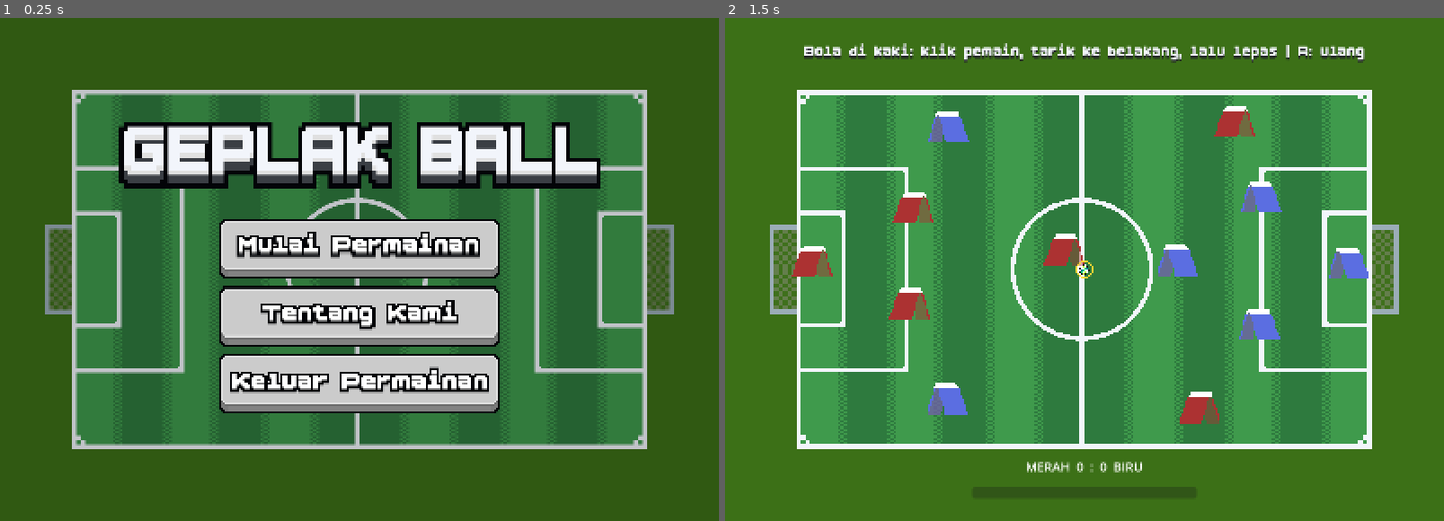
Above: before the commit, frames 1-2 (left to right).
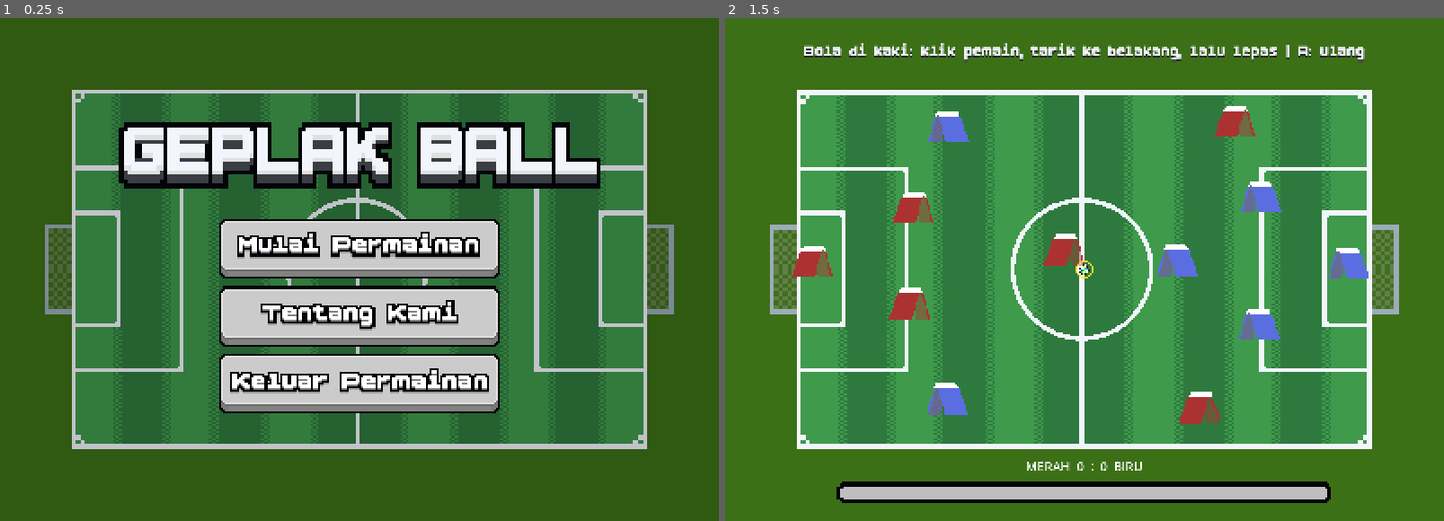
Above: after the commit, the same moments.

Repository: panjifachroni/geplakball
Game: Godot game, scene res://scenes/main_menu.tscn
Two runs of this game, one before a commit and one after it. Both use one fixed random seed, a clock stepped at 60 frames per second and the inputs below. Sound files missing from this copy of the repository are replaced by a short silence.
Inputs (mouse positions are in pixels of both pictures, inside the frame that each line leads up to):
- Up to frame 1 (0.25 s): no input
- Up to frame 2 (1.5 s): click (1084, 249) at 0.5 s; tap Enter at 1.25 s; move the mouse to (1242, 244) at 1.27 s; tap R at 1.35 s; click (1242, 244) at 1.42 s

The runs differ from the first frame. In frame 1, 2.5% of the frame differs, in the area x 6-94%, y 15-85%; in frame 2, 3.5%, in the area x 11-89%, y 5-97%.

Commit message:
update: pembaruan UI powerbar

Diff:
--- a/project.godot
+++ b/project.godot
@@ -29,4 +29,5 @@
 
 [rendering]
 
+textures/canvas_textures/default_texture_filter=0
 rendering_device/driver.windows="d3d12"
--- a/scenes/main.tscn
+++ b/scenes/main.tscn
@@ -10,6 +10,9 @@
 [ext_resource type="FontFile" uid="uid://5ixf84ibkqxs" path="res://aset/boldpixels.ttf" id="8_tipki"]
 [ext_resource type="PackedScene" uid="uid://brde8ysjo5530" path="res://scenes/pause_menu.tscn" id="9_85g3d"]
 [ext_resource type="PackedScene" path="res://scenes/match_audio.tscn" id="10_audio"]
+[ext_resource type="Texture2D" uid="uid://2bih167d6er8" path="res://aset/PowerBar_Base.png" id="10_trceg"]
+[ext_resource type="Texture2D" uid="uid://c2ntb4d3r7ger" path="res://aset/PowerBar_Outline.png" id="11_a8y0u"]
+[ext_resource type="Texture2D" uid="uid://uvda4o7502or" path="res://aset/PowerBar_Energy.png" id="12_jkv2x"]
 
 [node name="GeplakBall" type="Node2D" unique_id=1941351203]
 texture_filter = 1
@@ -127,12 +130,30 @@
 horizontal_alignment = 1
 
 [node name="Power" type="ProgressBar" parent="HUD" unique_id=716309780]
+visible = false
 offset_left = 550.0
 offset_top = 1045.0
 offset_right = 1050.0
 offset_bottom = 1070.0
 mouse_filter = 2
 show_percentage = false
+
+[node name="Power2" type="TextureProgressBar" parent="HUD" unique_id=2027653909]
+anchors_preset = 8
+anchor_left = 0.5
+anchor_top = 0.5
+anchor_right = 0.5
+anchor_bottom = 0.5
+offset_left = -550.0
+offset_top = 472.0
+offset_right = 550.0
+offset_bottom = 522.0
+grow_horizontal = 2
+grow_vertical = 2
+mouse_filter = 2
+texture_under = ExtResource("10_trceg")
+texture_over = ExtResource("11_a8y0u")
+texture_progress = ExtResource("12_jkv2x")
 
 [node name="Score" type="Label" parent="HUD" unique_id=378370543]
 offset_left = 400.0
--- a/scripts/match.gd
+++ b/scripts/match.gd
@@ -141,7 +141,7 @@
 		_settle_time += delta
 		if aiming_player == null and _settle_time >= 0.3:
 			_ensure_ready_kicker()
-	$HUD/Power.value = aim_power() * 100.0 if aiming_player != null else 0.0
+	$HUD/Power2.value = aim_power() * 100.0 if aiming_player != null else 0.0
 	if not pending_restart.is_empty():
 		var message: String
 		if pending_restart.kind == "Gol! Kickoff":
Binary file added: aset/PowerBar_Base.png
Not shown, added: aset/PowerBar_Base.png.import
Binary file added: aset/PowerBar_Energy.png
Not shown, added: aset/PowerBar_Energy.png.import
Binary file added: aset/PowerBar_Outline.png
Not shown, added: aset/PowerBar_Outline.png.import
